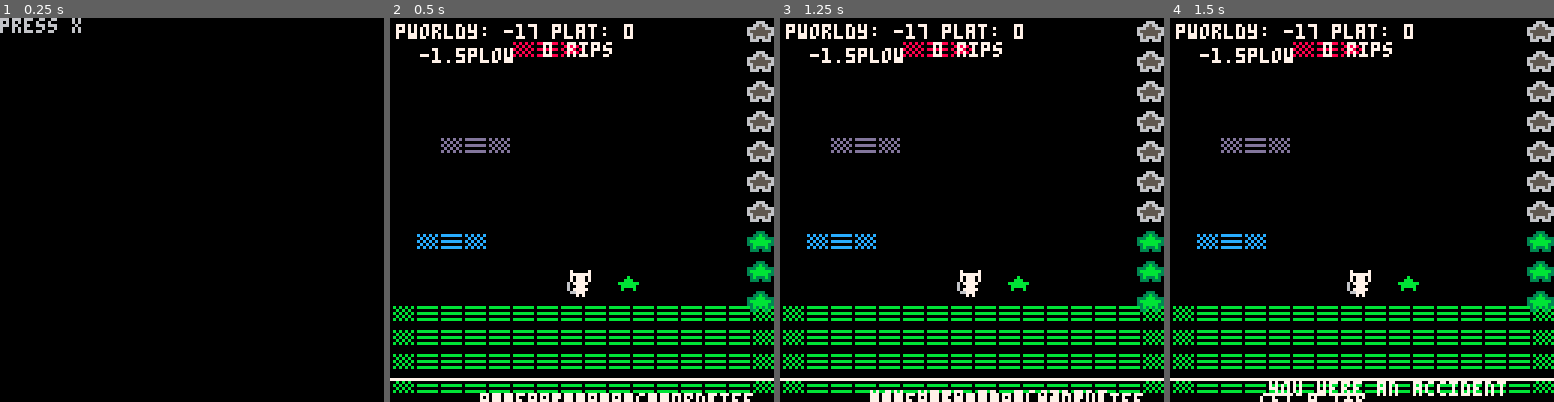
Above: before the commit, frames 1-4 (left to right).
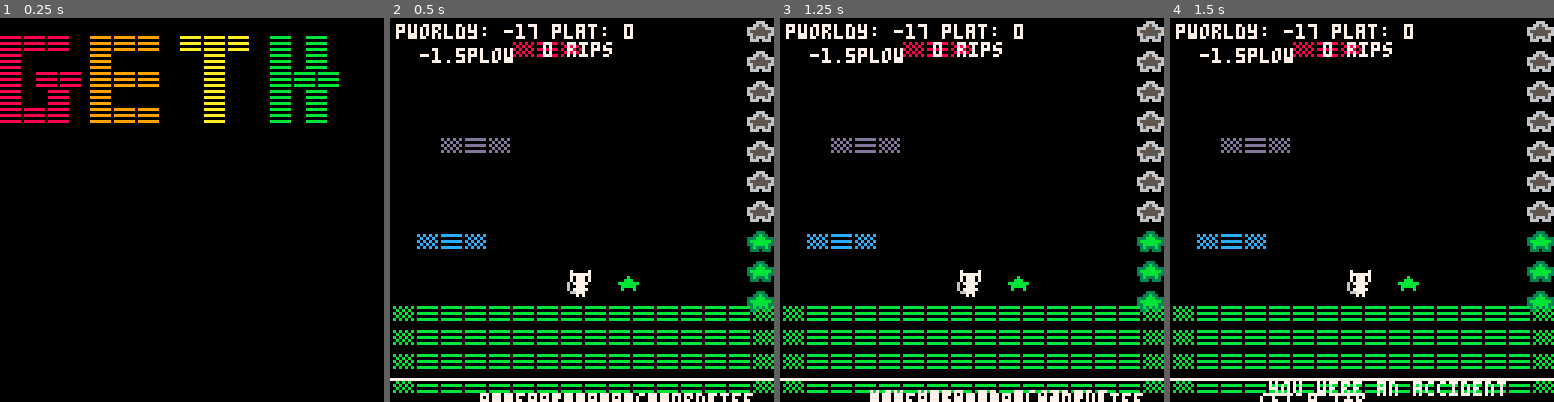
Above: after the commit, the same moments.

Repository: hypercube143/picoasciijam2026
Game: PICO-8 cartridge picoasciijam2016.p8
The game is run twice, just before and just after one commit, with the same random seed, the same clock (stepped at 60 frames per second) and the same inputs.
Inputs:
- Up to frame 1 (0.25 s): no input
- Up to frame 2 (0.5 s): tap X (X key) at 0.33 s
- Up to frame 3 (1.25 s): tap X (X key) at 1.07 s
- Up to frame 4 (1.5 s): no input

The runs differ from the first frame. In frame 1, 5.6% of the frame differs, in the area x 0-89%, y 0-28%; in frame 2, nothing differs; in frame 3, nothing differs; in frame 4, nothing differs.

Commit message:
MAKING START MENU

Diff:
--- a/picoasciijam2016.p8
+++ b/picoasciijam2016.p8
@@ -16,9 +16,98 @@
 
 
 --]]
+
+------------------------------------------------------------------------------------------------------------------------------------------------------
+-- ASCII
+------------------------------------------------------------------------------------------------------------------------------------------------------
+--[[
+Buttons
+\code - symbol - name
+
+\131 - ⬇️ - Down Key
+\139 - ⬅️ - Left Key
+\145 - ➡️ - Right Key
+\148 - ⬆️ - Up Key
+\142 - 🅾️ - O Key
+\151 - ❎ - X Key
+Symbols
+\code - symbol - name
+
+\16 - ▮ - Vertical rectangle
+\17 - ヌ∧て - Horizontal rectangle
+\18 - Horizontal half filled rectangle?
+\22 - ◀ - Back
+\23 - ▶ - Forward
+\24 -「 - Japanese starting quote
+\25 - 」- Japanese ending quote
+\28 - 、- Japanese comma
+\29 - ヌ∧ち - Small square (bigger than a pixel)
+\31 - ⁘ - Four dots
+\128 - ■ - Square
+\129 - ▒ - Checkerboard
+\132 - ░ - Dot pattern
+\134 - ● - Ball
+\143 - ◆ - Diamond
+\144 - .... - Ellipsis
+\152 - ▤ - Horizontal lines
+\153 - ▥ - Vertical lines
+Emojis
+\code - symbol - name
+
+\130 - 🐱 - Cat
+\133 - ✽ - Throwing star
+\135 - ♥ - Heart
+\136 - ☉ - Eye (kinda)
+\137 - 웃 - Man
+\138 - ⌂ - House
+\140 - 😐 - Face
+\141 - ♪ - Musical note
+\146 - ★ - Star
+\147 - ⧗ - Hourglass
+\149 - ˇˇ - Birds
+\150 - ∧∧ - Sawtooth
+--]]
 ------------------------------------------------------------------------------------------------------------------------------------------------------
 -- GLOBALS
 ------------------------------------------------------------------------------------------------------------------------------------------------------
+g = [[
+
+▤▤▤
+▤
+▤ ▤▤
+▤  ▤
+▤▤▤
+]]
+e = [[
+
+▤▤▤
+▤
+▤▤▤
+▤
+▤▤▤
+]]
+t = [[
+
+▤▤▤
+  ▤
+  ▤
+  ▤
+  ▤
+]]
+--t = t + "\n"
+h = [[
+
+▤ ▤
+▤ ▤
+▤▤▤
+▤ ▤
+▤ ▤
+]]
+
+x = "press x to start"
+startMenuArt = {g,e,t,h} --t,h,i,g,h,x}
+
+
 -- global thought cloud vars
 ORIGINAL_THOUGHT_MIN_DIST_FROM_PLAYER = 40
 THOUGHT_MIN_DIST_FROM_PLAYER = 40
@@ -71,7 +160,14 @@
             end
         end,
         draw = function()
-            print("press x")
+            --print("press x")
+            local i = 1
+            for thing in all(startMenuArt) do
+                local col = platformColours[i % #platformColours]
+                print(thing, (i*(5*6))- 30, 0, col)
+                i += 1
+
+            end
         end
     }
 end
